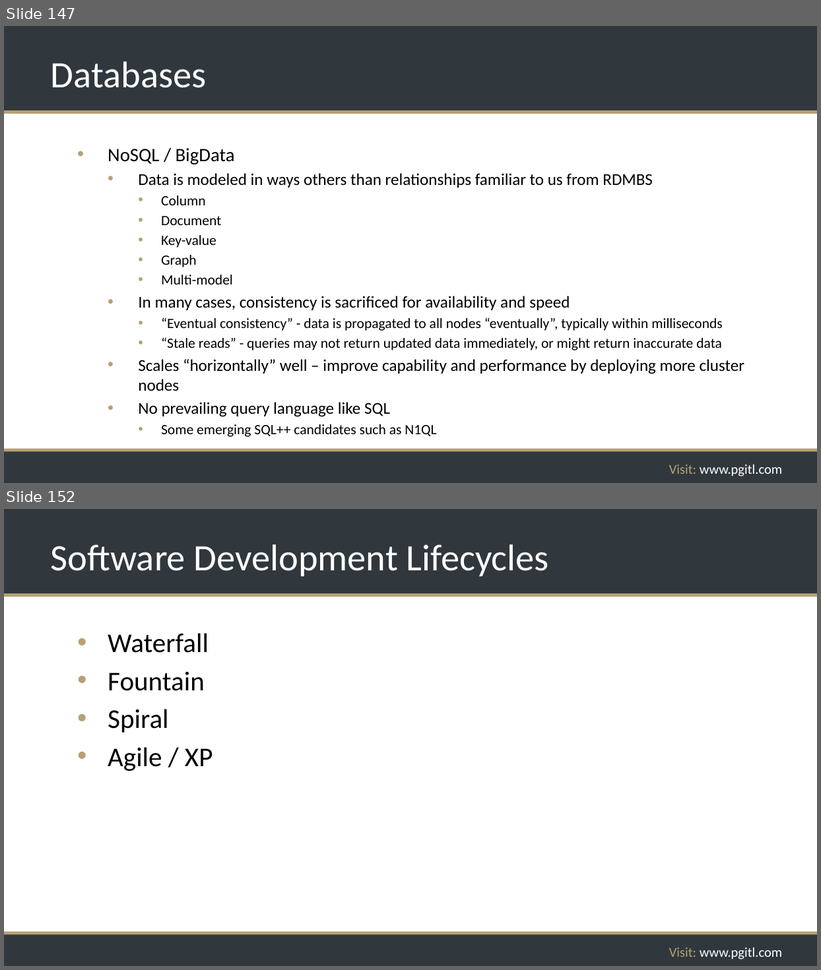
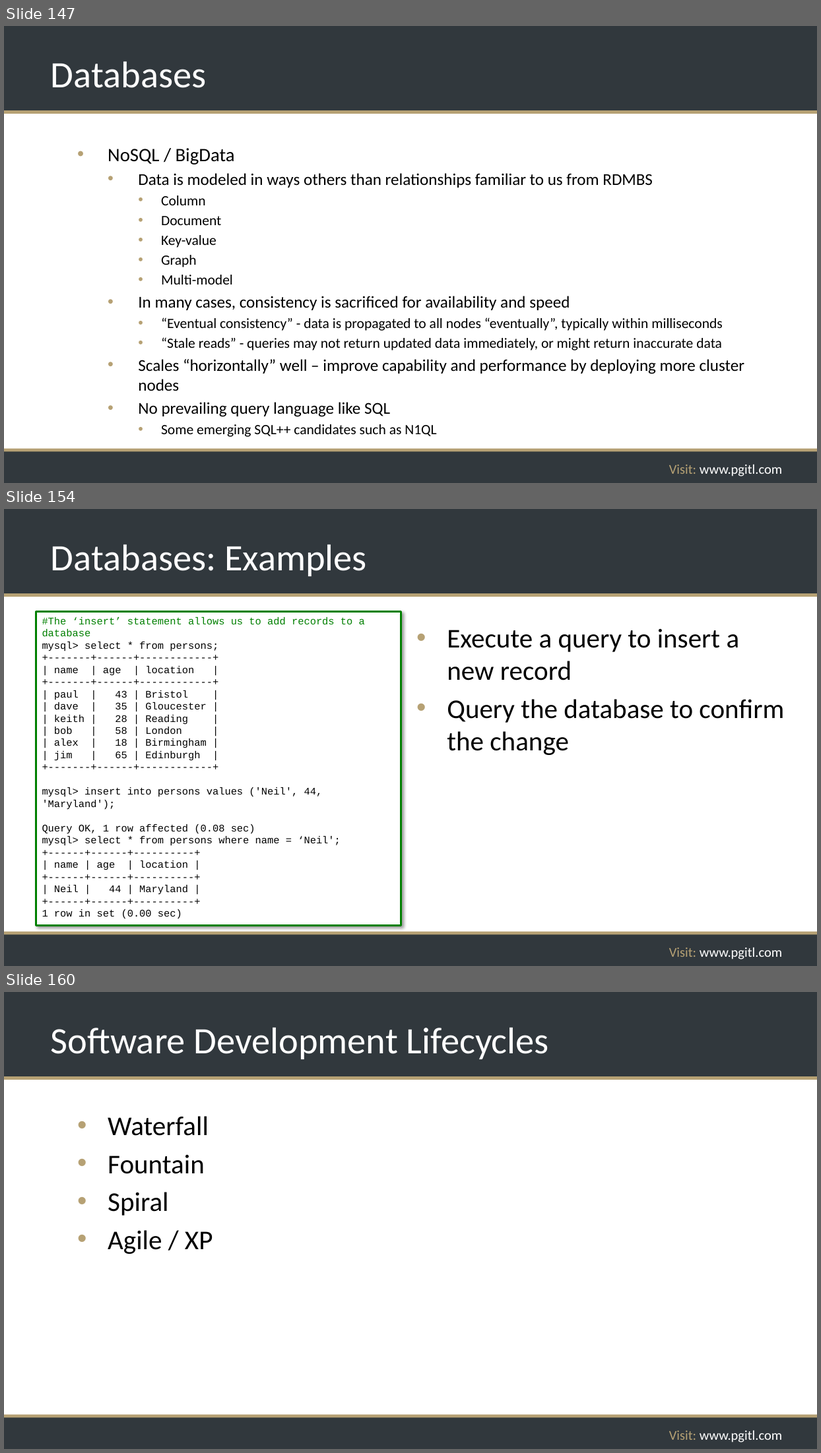
Before and after one commit to rikkouri/project-a, a slide deck: Programming Foundations.pptx. Shown one above the other, each under a label of ours: slides 147 and 152 before the commit, slides 147, 154 and 160 after it; the slides between them are not shown. The pictures are 821x970 and 821x1453 pixels, drawn with LibreOffice and Linux fonts; fonts in the diff are those of the drawing; background and template pictures are left out. Boxes give left, top, right and bottom in pixels: in the first picture for what was removed or moved away, otherwise in the second. Text is boxed around its words. In the diff, an @@ line names an element or a change of style, - is before the commit and + after.

Commit message:
Added more database slides

```diff
--- a/Programming Foundations.pptx
+++ b/Programming Foundations.pptx
@@ slide 154 added at [4,509,817,966], background #FFFFFF; not listed: 5 template elements that a slide beside it also shows @@
@@ title added at [51,544,367,576], 44 pt, text #FFFFFF @@
+Databases: Examples
@@ rectangle added at [36,611,401,925], fill #FFFFFF, outline #008000 2.25 pt, 12 pt, text #000000 @@
+#The ‘insert’ statement allows us to add records to a database
+mysql> select * from persons;
++-------+------+------------+
+| name | age | location |
++-------+------+------------+
+| paul | 43 | Bristol |
+| dave | 35 | Gloucester |
+| keith | 28 | Reading |
+| bob | 58 | London |
+| alex | 18 | Birmingham |
+| jim | 65 | Edinburgh |
++-------+------+------------+
+mysql> insert into persons values ('Neil', 44, 'Maryland');
+Query OK, 1 row affected (0.08 sec)
+mysql> select * from persons where name = ‘Neil';
++------+------+----------+
+| name | age | location |
++------+------+----------+
+| Neil | 44 | Maryland |
++------+------+----------+
+1 row in set (0.00 sec)
@@ text added at [447,628,784,755], 32 pt, text #000000 @@
+• Execute a query to insert a new record
+• Query the database to confirm the change
@@ what was slide 152 is now slide 160 @@
```
Also in this commit, not shown: 4 slides changed, 7 other slides added, 1 other file.
